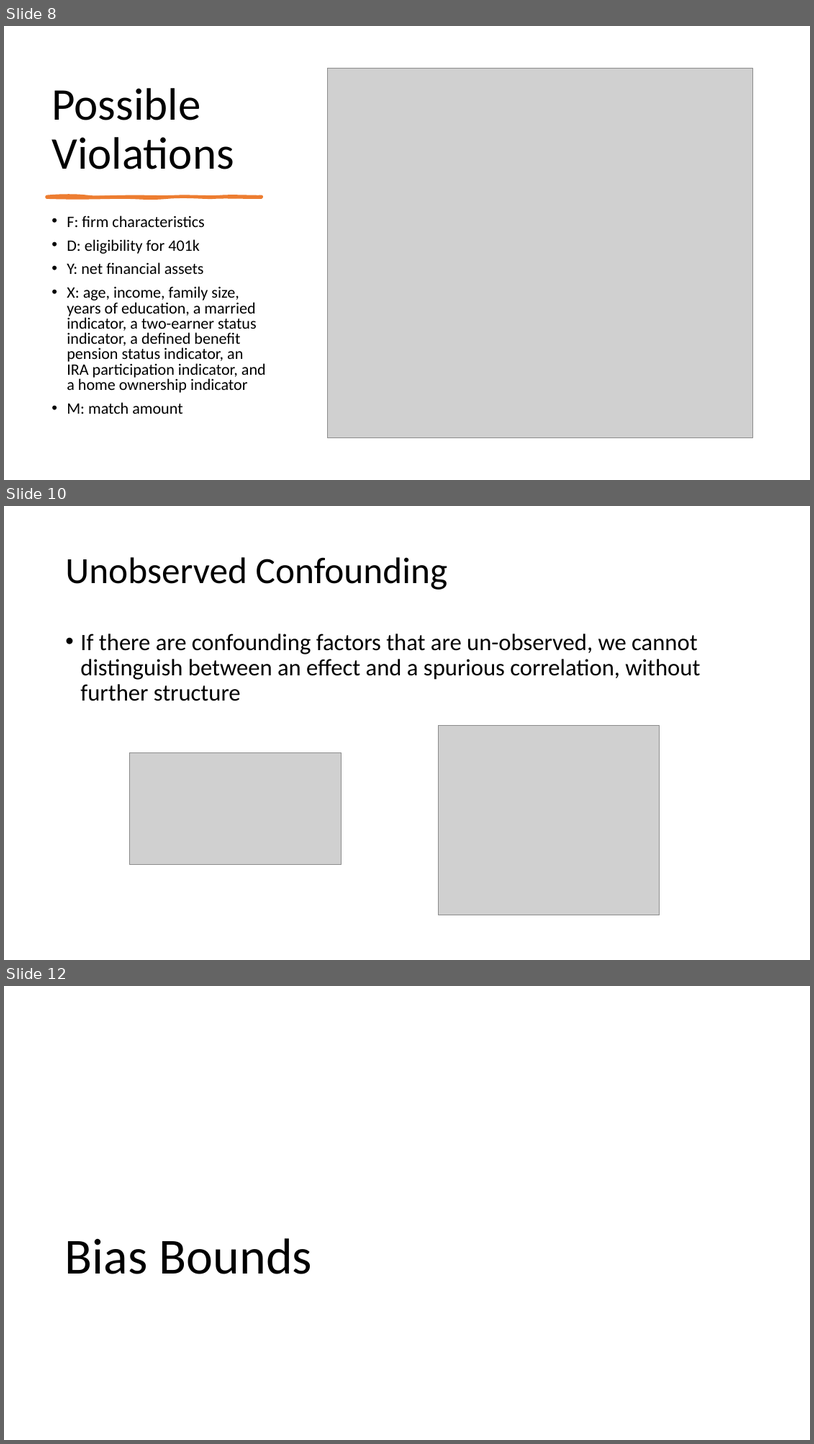
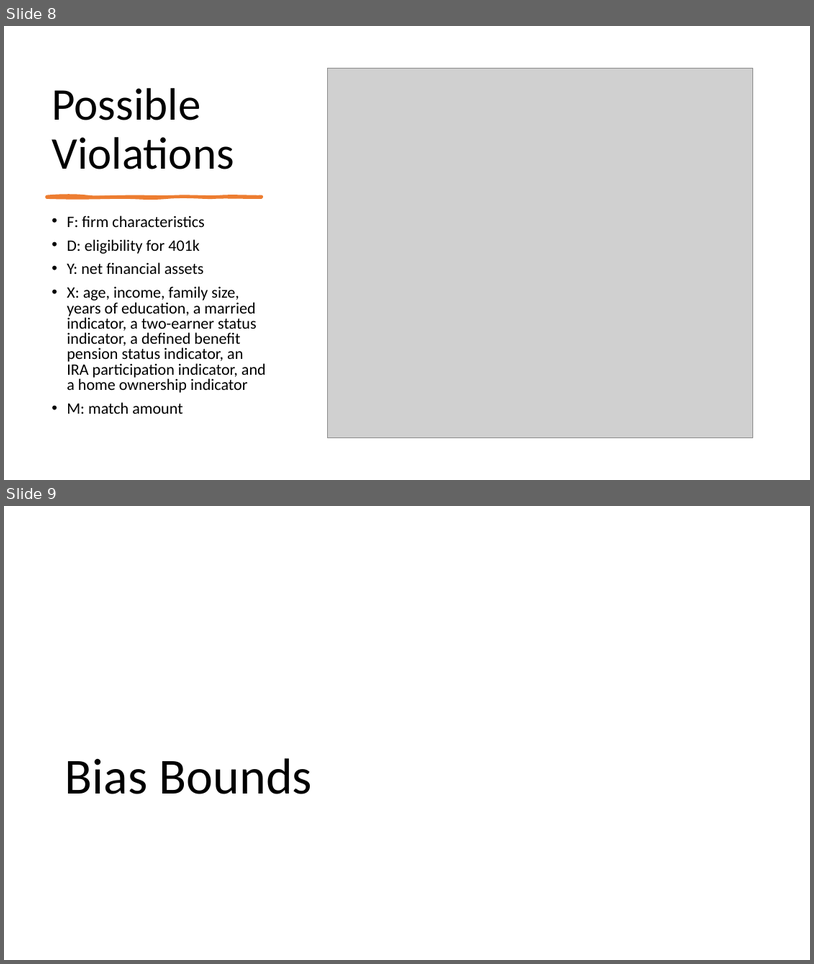
Before and after one commit to stanford-msande228/winter25, a slide deck: assets/presentations/MSANDE228_Lecture15_Unobserved_Confounding.pptx. Shown one above the other, each under a label of ours: slides 8, 10 and 12 before the commit, slides 8 and 9 after it; the slides between them are not shown. The pictures are 814x1444 and 814x964 pixels, drawn with LibreOffice and Linux fonts; fonts in the diff are those of the drawing; grey boxes stand for pictures. Boxes give left, top, right and bottom in pixels: in the first picture for what was removed or moved away, otherwise in the second. Text is boxed around its words. In the diff, an @@ line names an element or a change of style, - is before the commit and + after.

Commit message:
Lecture 16

```diff
--- a/assets/presentations/MSANDE228_Lecture15_Unobserved_Confounding.pptx
+++ b/assets/presentations/MSANDE228_Lecture15_Unobserved_Confounding.pptx
@@ slide 10 removed at (x1=4, y1=506, x2=810, y2=960), background #FFFFFF @@
@@ title removed at (x1=65, y1=557, x2=448, y2=590) @@
-Unobserved Confounding
@@ text removed at (x1=80, y1=633, x2=700, y2=701) @@
-• If there are confounding factors that are un-observed, we cannot distinguish between an effect and a spurious correlation, without further structure
@@ picture removed at (x1=439, y1=726, x2=660, y2=915) @@
@@ picture removed at (x1=129, y1=752, x2=342, y2=864) @@
@@ what was slide 12 is now slide 9 @@
```
Also in this commit, not shown: 2 other slides removed, 4 other files.
